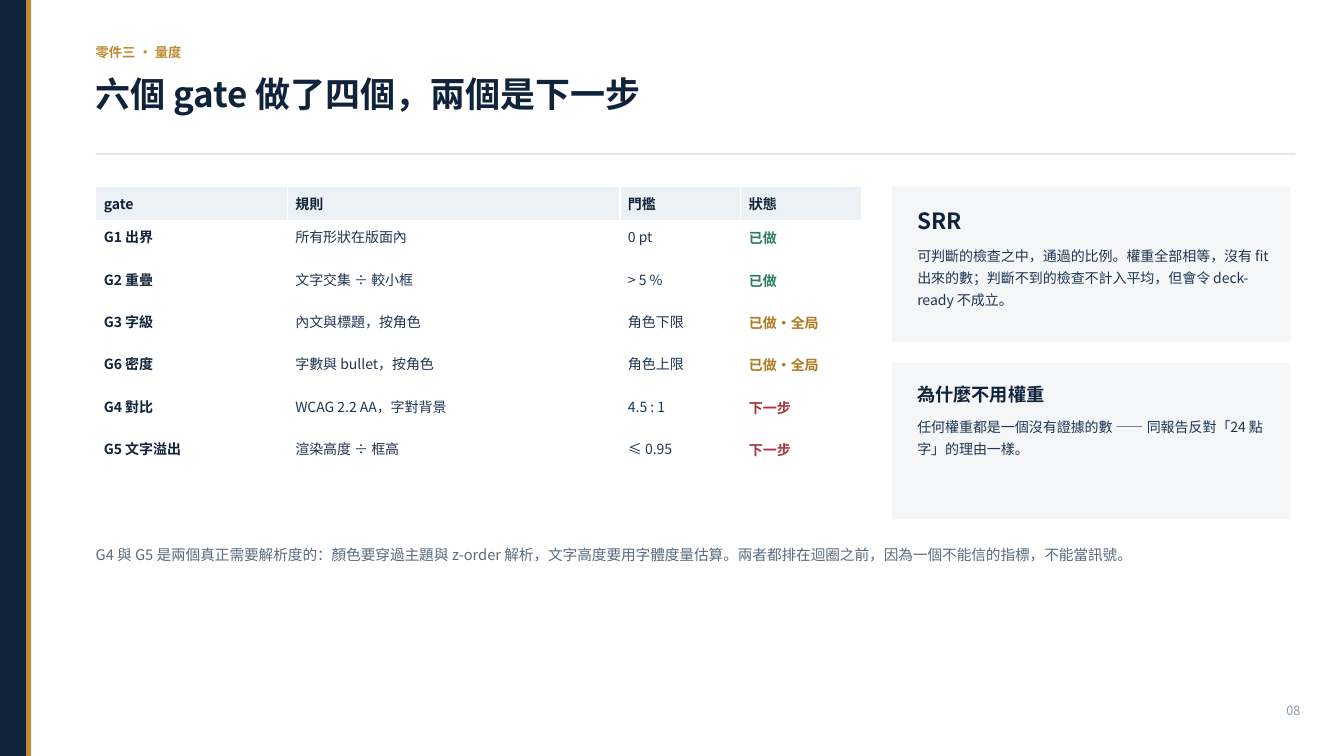
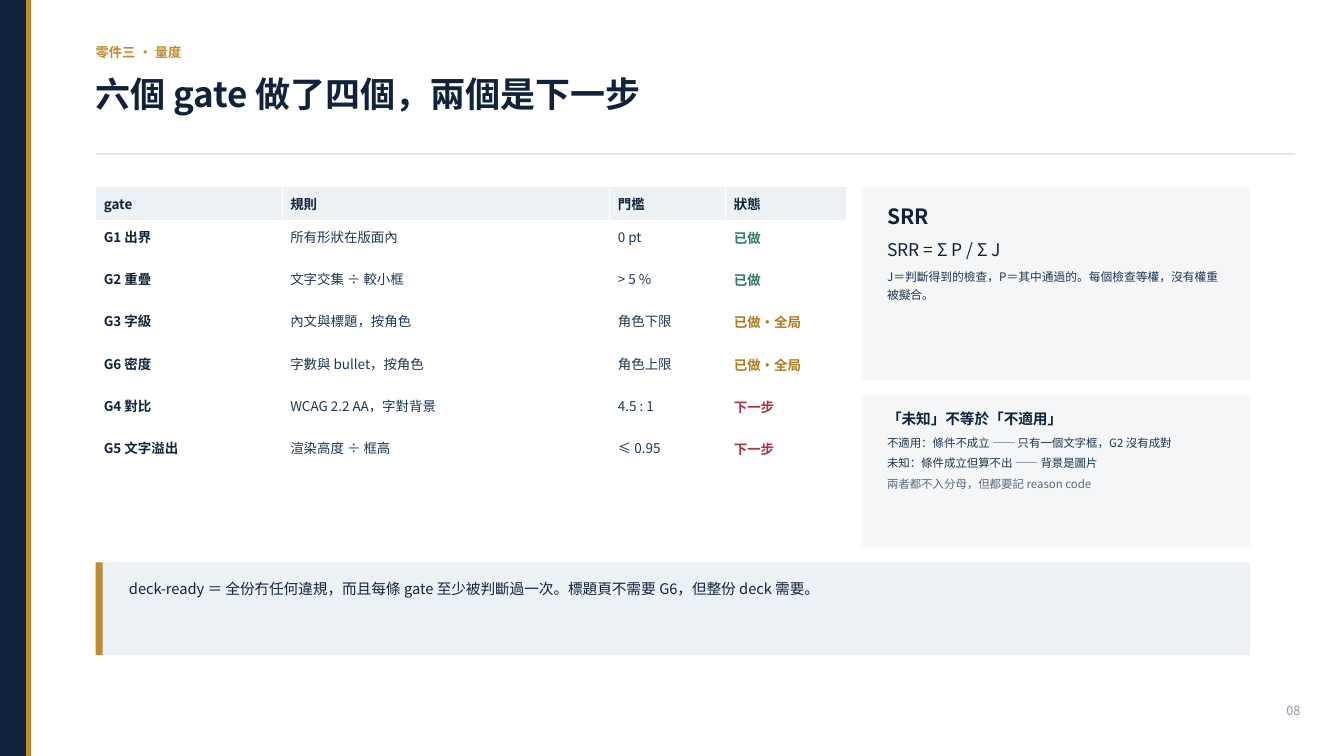
Before and after one commit to Mizuki0215/capstone-ppt-agent, a slide deck: slide 8 of deck/progress_deck_zh.pptx. Drawn at 1344x756 pixels with LibreOffice and Linux fonts; fonts in the diff are those of the drawing. Boxes give left, top, right and bottom in pixels: in the first picture for what was removed or moved away, otherwise in the second. Text is boxed around its words. In the diff, an @@ line names an element or a change of style, - is before the commit and + after.

```diff
--- a/deck/progress_deck_zh.pptx
+++ b/deck/progress_deck_zh.pptx
@@ table at <box>96,187,847,475</box> @@
@@ size 10 to 9.6 pt @@
@@ table: place and size @@
-table at <box>96,187,862,475</box>
+table at <box>96,187,847,475</box>
@@ rectangle: place and size @@
-rectangle at <box>892,187,1291,343</box>
+rectangle at <box>862,187,1250,380</box>
@@ text at <box>887,208,929,225</box>: size 16 to 15 pt in "SRR" @@
@@ text "SRR": place and size @@
-text "SRR" at <box>917,212,1269,309</box>
+text "SRR" at <box>887,208,1218,300</box>
@@ text at <box>887,243,1218,300</box>: text changed; size 10 to 8.4 pt @@
-可判斷的檢查之中，通過的比例。權重全部相等，沒有 fit 出來的數；判斷不到的檢查不計入平均，但會令 deck-ready 不成立。
+SRR = Σ P / Σ J
+J＝判斷得到的檢查，P＝其中通過的。每個檢查等權，沒有權重被擬合。
@@ rectangle: place and size @@
-rectangle at <box>892,363,1291,519</box>
+rectangle at <box>862,395,1250,546</box>
@@ text at <box>887,411,1172,489</box>: text changed; size 10 to 8.2 pt @@
-為什麼不用權重
-任何權重都是一個沒有證據的數 —— 同報告反對「24 點字」的理由一樣。
+「未知」不等於「不適用」
+不適用：條件不成立 —— 只有一個文字框，G2 沒有成對
+未知：條件成立但算不出 —— 背景是圖片
+兩者都不入分母，但都要記 reason code
@@ text in rectangle at <box>96,547,1132,562</box>: text removed @@
-G4 與 G5 是兩個真正需要解析度的：顏色要穿過主題與 z-order 解析，文字高度要用字體度量估算。兩者都排在迴圈之前，因為一個不能信的指標，不能當訊號。
@@ rectangle: place and size @@
-rectangle at <box>96,547,1132,562</box>
+rectangle at <box>96,563,1250,655</box>
@@ rectangle at <box>96,563,1250,655</box>: fill none to #ECF1F5 @@
@@ rectangle added at <box>96,563,103,655</box>, fill #C08A2E @@
@@ text added at <box>129,581,819,598</box>, 10.5 pt, text #10233A @@
+deck-ready ＝ 全份冇任何違規，而且每條 gate 至少被判斷過一次。標題頁不需要 G6，但整份 deck 需要。
```
Also in this commit, not shown: 6 other files.
